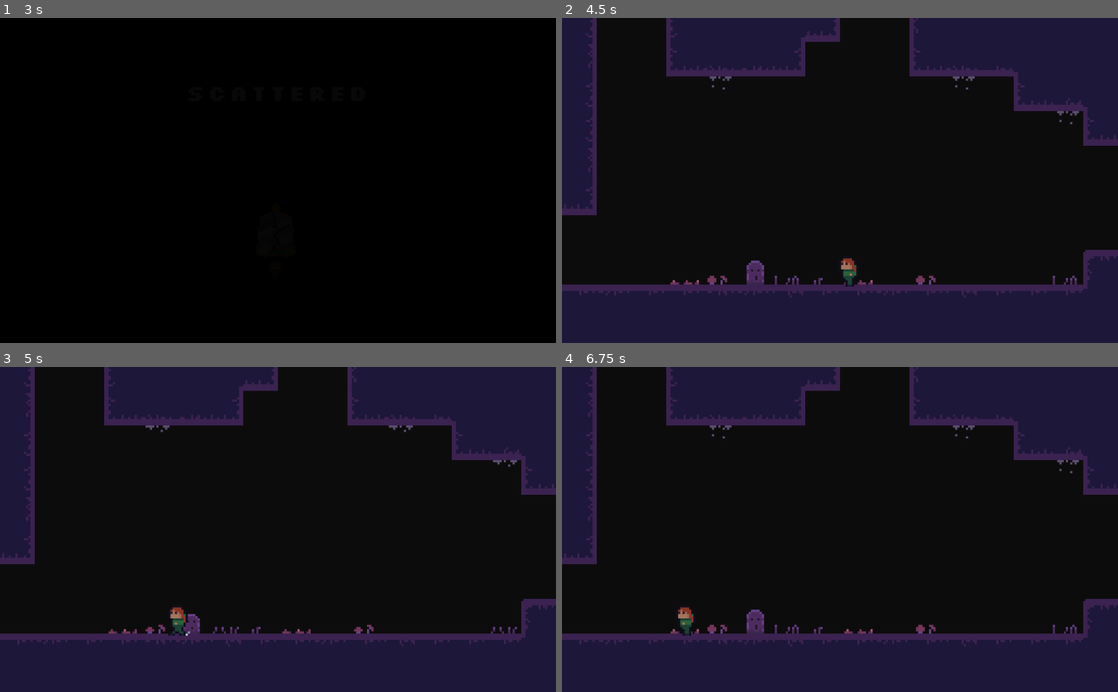
Above: before the commit, frames 1-4 (two rows, left to right).
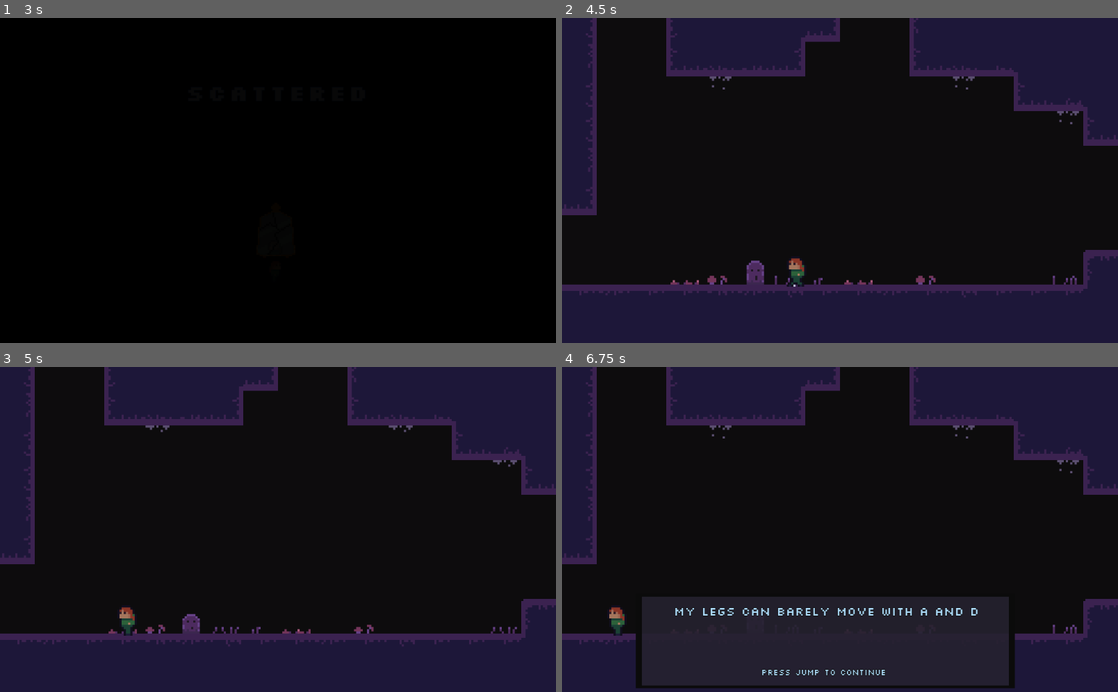
Above: after the commit, the same moments.

Repository: voidboxgames/escave
Game: Godot game, scene res://assets/scenes/Intro.tscn
The game is run twice, just before and just after one commit, with the same random seed, the same clock (stepped at 60 frames per second) and the same inputs.
Inputs:
- Up to frame 1 (3 s): tap Enter (ui_accept) at 0.5, 1.25, 2 s; hold J (jump) 0.53-1.28 s; hold D (right) 0.53-2.03 s; tap K (dash) at 0.6, 1.55, 2.1, 2.85 s; tap J (jump) at 1.35, 1.52, 1.82 s; hold A (left) 2.03-2.78 s; hold J (jump) 2.03-2.78 s; hold D (right) from 2.78 s (still down)
- Up to frame 2 (4.5 s): tap J (jump) at 3.02, 3.32 s; hold J (jump) 3.53-4.28 s; release D (right) at 4.28 s; hold A (left) from 4.28 s (still down); tap K (dash) at 4.35 s
- Up to frame 3 (5 s): keep holding A (left); tap J (jump) at 4.52, 4.82 s
- Up to frame 4 (6.75 s): release A (left) at 5.03 s; hold D (right) 5.03-5.78 s; hold J (jump) 5.03-5.78 s; tap K (dash) at 5.1, 6.05, 6.6 s; hold A (left) from 5.78 s (still down); tap J (jump) at 5.85, 6.02, 6.32 s; hold J (jump) from 6.53 s (still down)

Frame 1 is identical in both runs. In frame 2, 0.4% of the frame differs, in the area x 40-53%, y 73-83%; in frame 3, 0.4%; in frame 4, 9.8%, in the area x 8-82%, y 70-99%.

Commit message:
fix switch back to idle

Diff:
--- a/assets/scenes/Testworld.tscn
+++ b/assets/scenes/Testworld.tscn
@@ -11,7 +11,6 @@
 [ext_resource path="res://assets/scenes/MonologTrigger.tscn" type="PackedScene" id=9]
 [ext_resource path="res://assets/scenes/Bridge.tscn" type="PackedScene" id=10]
 [ext_resource path="res://assets/scenes/Trigger.gd" type="Script" id=11]
-[ext_resource path="res://assets/sprites/light2.png" type="Texture" id=12]
 
 [sub_resource type="ConvexPolygonShape2D" id=1]
 points = PoolVector2Array( 0, 0, 0, 0, 16, 0, 16, 0, 16, 4, 4, 4, 4, 16, 0, 16 )
@@ -434,10 +433,6 @@
 [sub_resource type="RectangleShape2D" id=43]
 extents = Vector2( 10, 28.4592 )
 
-[sub_resource type="Environment" id=44]
-background_mode = 4
-glow_enabled = true
-
 [node name="Testworld" type="Node2D"]
 script = ExtResource( 2 )
 clear_color = Color( 0.054902, 0.0509804, 0.054902, 1 )
@@ -446,6 +441,7 @@
 
 [node name="Player" parent="YSort" instance=ExtResource( 1 )]
 position = Vector2( -102.238, -57.7495 )
+max_dashes = 2
 
 [node name="gruond" type="TileMap" parent="YSort"]
 tile_set = SubResource( 35 )
@@ -587,7 +583,7 @@
 power = 3
 
 [node name="MirrorPiece_Jump" parent="." instance=ExtResource( 3 )]
-position = Vector2( -565.569, 120.69 )
+position = Vector2( -566.117, 114.662 )
 power = 1
 
 [node name="Monolog" parent="." instance=ExtResource( 6 )]
@@ -620,13 +616,6 @@
 [node name="Bridge" parent="Bridges" instance=ExtResource( 10 )]
 tile_data = PoolIntArray( 262128, 0, 0, 262129, 0, 0, 262130, 0, 0, 262131, 0, 0, 262132, 0, 0, 262133, 0, 0 )
 
-[node name="Lights" type="Node" parent="."]
-
-[node name="Lava1" type="Light2D" parent="Lights"]
-position = Vector2( 8.49454, 409.958 )
-scale = Vector2( 7.02839, 2.72974 )
-texture = ExtResource( 12 )
-
 [node name="Roomchecker" type="Timer" parent="."]
 wait_time = 0.1
 autostart = true
@@ -638,9 +627,6 @@
 pause_mode = 2
 stream = ExtResource( 8 )
 autoplay = true
-
-[node name="WorldEnvironment" type="WorldEnvironment" parent="."]
-environment = SubResource( 44 )
 [connection signal="dead" from="YSort/Player" to="." method="_on_Player_dead"]
 [connection signal="visibility_changed" from="YSort/Player" to="." method="_on_Player_visibility_changed"]
 [connection signal="body_entered" from="YSort/Rooms/Room8/MoodChange" to="." method="_on_MoodChange_body_entered"]
--- a/assets/scripts/Player/PlayerStateMachine.gd
+++ b/assets/scripts/Player/PlayerStateMachine.gd
@@ -67,7 +67,7 @@
 					return states.jump
 				elif parent.velocity.y > 0:
 					return states.fall
-			elif parent.velocity.x == 0:
+			elif parent.velocity.x < 1 and parent.velocity.x > -1:
 				return states.idle
 		states.jump:
 			if _dash_input():
@@ -81,8 +81,6 @@
 				return states.dash
 			if parent.is_on_floor():
 				return states.idle
-			elif parent.velocity.y < 0:
-				return states.jump
 	return null
 
 func _dash_input() -> bool:
@@ -105,18 +103,18 @@
 			if [states.run, states.idle].has(old_state):
 				coyote_timer.start()
 		states.dash:
-			parent.velocity = Vector2.ZERO
 			dash_timer.start()
 
 func _exit_state(old_state, new_state):
 	match old_state:
 		states.fall:
 			if new_state == states.idle:
-				current_dashes = 0
-				if !ground_timer.is_stopped():
-					_jump()
+				if parent.is_on_floor():
+					current_dashes = 0
+					if !ground_timer.is_stopped() :
+						_jump()
 		states.dash:
 			parent.velocity = Vector2.ZERO
 
 func _on_DashTimer_timeout() -> void:
-	set_state(states.idle)
+	set_state(states.fall)
--- a/assets/scripts/StateMachine.gd
+++ b/assets/scripts/StateMachine.gd
@@ -13,6 +13,7 @@
 		_state_logic(delta)
 		var transition = _get_transition((delta))
 		if transition != null:
+			print(transition)
 			set_state(transition)
 
 func _state_logic(delta: float) -> void:
Not shown: 1 places in assets/scenes/Testworld.tscn that only renumber resources
